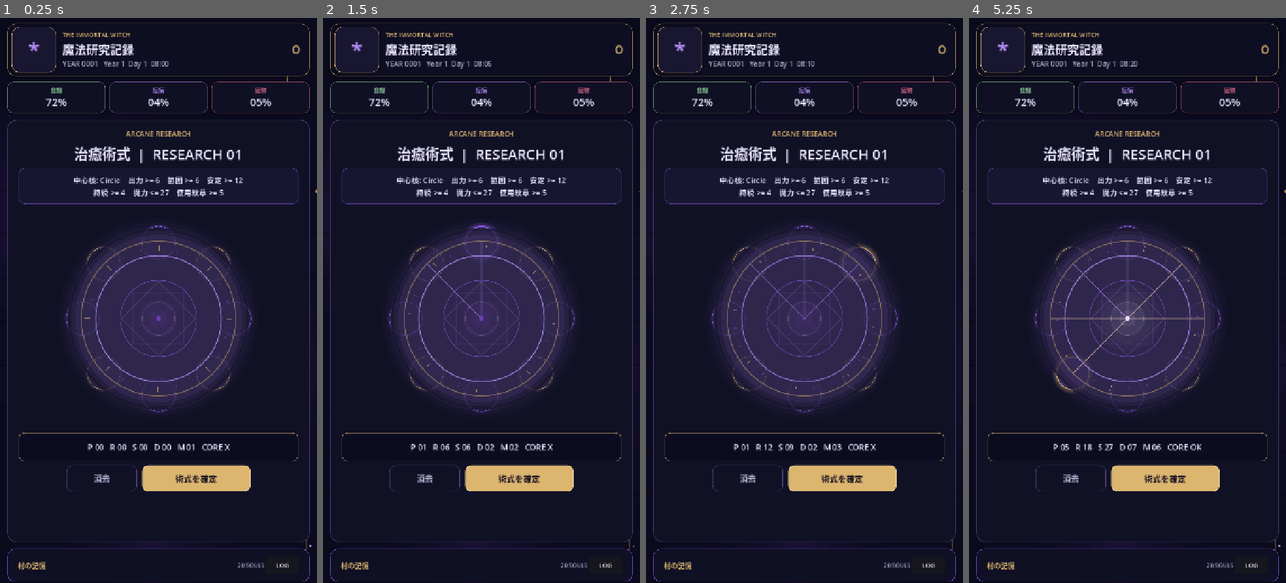
Above: before the commit, frames 1-4 (left to right).
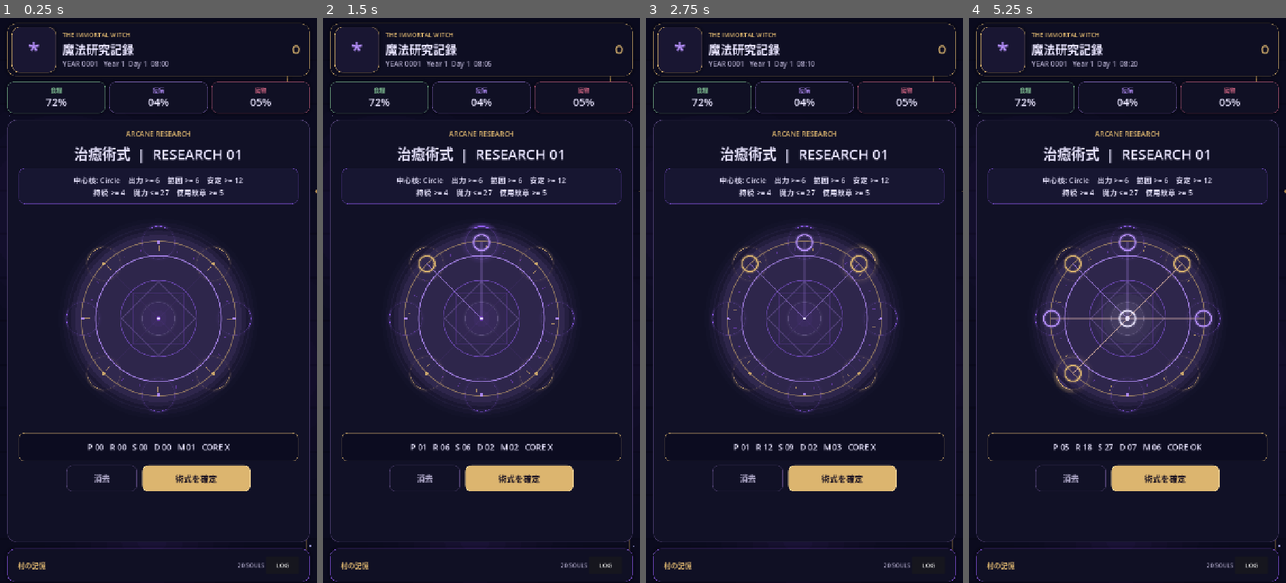
Above: after the commit, the same moments.

Repository: kei060538-commits/VillageGame
Game: Godot game, scene res://scenes/main.tscn
Two runs of this game, one before a commit and one after it. Both use one fixed random seed, a clock stepped at 60 frames per second and the inputs below.
Inputs (mouse positions are in pixels of both pictures, inside the frame that each line leads up to):
- Up to frame 1 (0.25 s): no input
- Up to frame 2 (1.5 s): click (427, 260) at 0.52 s; click (481, 244) at 1.27 s
- Up to frame 3 (2.75 s): click (858, 260) at 2.02 s
- Up to frame 4 (5.25 s): click (1051, 317) at 2.77 s; click (1127, 317) at 3.52 s; click (1203, 317) at 4.27 s; click (1073, 373) at 5.02 s

The runs differ from the first frame. In frame 1, less than 0.1% of the frame differs, in the area x 25-75%, y 39-67%; in frame 2, 0.2%; in frame 3, 0.3%; in frame 4, 0.7%, in the area x 23-77%, y 38-67%.

Commit message:
Draw magic glyphs as vectors instead of font symbols

Diff:
--- a/scripts/ui/magic_circle_visual.gd
+++ b/scripts/ui/magic_circle_visual.gd
@@ -25,8 +25,8 @@
     celebration = 1.0
 
 func get_slot_position(index: int) -> Vector2:
-    var c := size * 0.5
-    var ring := minf(size.x, size.y) * 0.345
+    var c: Vector2 = size * 0.5
+    var ring: float = minf(size.x, size.y) * 0.345
     var positions := [
         c + Vector2(-ring * 0.72, -ring * 0.72),
         c + Vector2(0, -ring),
@@ -49,33 +49,30 @@
     if size.x <= 0.0 or size.y <= 0.0:
         return
 
-    var c := size * 0.5
-    var radius := minf(size.x, size.y) * 0.34
-    var pulse := 0.5 + 0.5 * sin(time * 1.7)
-    var field_color := _field_color(current_field)
+    var c: Vector2 = size * 0.5
+    var radius: float = minf(size.x, size.y) * 0.34
+    var pulse: float = 0.5 + 0.5 * sin(time * 1.7)
+    var field_color: Color = _field_color(current_field)
 
-    # Deep glass plate and layered magical halo.
     draw_circle(c, radius * 1.21, Color(DARK, 0.72))
     for i in range(5, 0, -1):
-        var halo := field_color
+        var halo: Color = field_color
         halo.a = (0.015 + celebration * 0.045) * float(6 - i)
         draw_circle(c, radius * (1.06 + 0.055 * i), halo)
 
-    draw_arc(c, radius * 1.03, 0, TAU, 128, Color(GOLD, 0.48), 2.0, true)
-    draw_arc(c, radius * 0.84, 0, TAU, 128, Color(field_color, 0.68 + pulse * 0.16), 2.0, true)
-    draw_arc(c, radius * 0.51, 0, TAU, 96, Color(VIOLET, 0.48), 1.5, true)
+    draw_arc(c, radius * 1.03, 0, TAU, 128, Color(GOLD, 0.52), 2.2, true)
+    draw_arc(c, radius * 0.84, 0, TAU, 128, Color(field_color, 0.70 + pulse * 0.16), 2.4, true)
+    draw_arc(c, radius * 0.51, 0, TAU, 96, Color(VIOLET, 0.52), 1.7, true)
 
-    # Rotating rune ticks.
     for i in range(24):
-        var angle := TAU * float(i) / 24.0 + time * 0.045
-        var inner := c + Vector2(cos(angle), sin(angle)) * radius * 0.91
-        var outer_len := 0.985 if i % 3 == 0 else 0.955
-        var outer := c + Vector2(cos(angle), sin(angle)) * radius * outer_len
-        var tick_color := GOLD if i % 3 == 0 else VIOLET_SOFT
-        tick_color.a = 0.58
-        draw_line(inner, outer, tick_color, 1.25)
+        var angle: float = TAU * float(i) / 24.0 + time * 0.045
+        var inner: Vector2 = c + Vector2(cos(angle), sin(angle)) * radius * 0.91
+        var outer_len: float = 0.985 if i % 3 == 0 else 0.955
+        var outer: Vector2 = c + Vector2(cos(angle), sin(angle)) * radius * outer_len
+        var tick_color: Color = GOLD if i % 3 == 0 else VIOLET_SOFT
+        tick_color.a = 0.62
+        draw_line(inner, outer, tick_color, 1.4)
 
-    # Core geometry.
     var diamond := PackedVector2Array([
         c + Vector2(0, -radius * 0.49),
         c + Vector2(radius * 0.49, 0),
@@ -83,7 +80,7 @@
         c + Vector2(-radius * 0.49, 0),
         c + Vector2(0, -radius * 0.49),
     ])
-    draw_polyline(diamond, Color(field_color, 0.34), 1.35, true)
+    draw_polyline(diamond, Color(field_color, 0.38), 1.5, true)
 
     var square := PackedVector2Array([
         c + Vector2(-radius * 0.34, -radius * 0.34),
@@ -92,38 +89,94 @@
         c + Vector2(-radius * 0.34, radius * 0.34),
         c + Vector2(-radius * 0.34, -radius * 0.34),
     ])
-    draw_polyline(square, Color(VIOLET_SOFT, 0.28), 1.0, true)
+    draw_polyline(square, Color(VIOLET_SOFT, 0.32), 1.1, true)
 
-    # Mana connections appear as glyphs are placed.
     for i in range(9):
         if i == 4:
             continue
-        var slot := get_slot_position(i)
-        var active := i < glyph_states.size() and glyph_states[i] > 0
-        var line_color := field_color if active else VIOLET_SOFT
-        line_color.a = (0.48 + pulse * 0.2) if active else 0.10
-        draw_line(c, slot, line_color, 1.7 if active else 0.8, true)
+        var slot: Vector2 = get_slot_position(i)
+        var active: bool = i < glyph_states.size() and glyph_states[i] > 0
+        var line_color: Color = field_color if active else VIOLET_SOFT
+        line_color.a = (0.50 + pulse * 0.22) if active else 0.11
+        draw_line(c, slot, line_color, 1.9 if active else 0.9, true)
 
-    # Opposite matching glyphs create brighter stabilizing chords.
     var pairs := [[0, 8], [2, 6], [1, 7], [3, 5]]
     for pair in pairs:
-        var a := int(pair[0])
-        var b := int(pair[1])
+        var a: int = int(pair[0])
+        var b: int = int(pair[1])
         if a < glyph_states.size() and b < glyph_states.size() and glyph_states[a] > 0 and glyph_states[a] == glyph_states[b]:
-            draw_line(get_slot_position(a), get_slot_position(b), Color(GOLD, 0.42 + pulse * 0.18), 2.1, true)
+            draw_line(get_slot_position(a), get_slot_position(b), Color(GOLD, 0.44 + pulse * 0.20), 2.3, true)
 
-    # Center core glow.
-    var core_active := glyph_states.size() > 4 and glyph_states[4] > 0
-    var core_color := WHITE_GLOW if core_active else VIOLET_SOFT
+    var core_active: bool = glyph_states.size() > 4 and glyph_states[4] > 0
+    var core_color: Color = WHITE_GLOW if core_active else VIOLET_SOFT
     for i in range(4, 0, -1):
-        var cc := core_color
+        var cc: Color = core_color
         cc.a = (0.018 + celebration * 0.035) * float(5 - i)
         draw_circle(c, radius * 0.11 * float(i), cc)
     draw_circle(c, 3.5 + pulse * 1.2, Color(core_color, 0.92))
 
+    # Glyphs are vector-drawn instead of font characters so Web exports never depend on CJK/symbol fonts.
+    for i in range(9):
+        var state: int = glyph_states[i] if i < glyph_states.size() else 0
+        var glyph_color: Color = field_color
+        if i == 4:
+            glyph_color = WHITE_GLOW
+        elif i == 0 or i == 2 or i == 6 or i == 8:
+            glyph_color = GOLD
+        _draw_glyph(get_slot_position(i), state, glyph_color, radius * 0.105, pulse)
+
     if celebration > 0.0:
-        var burst := celebration
+        var burst: float = celebration
         draw_arc(c, radius * (1.0 + (1.0 - burst) * 0.33), 0, TAU, 128, Color(WHITE_GLOW, burst * 0.72), 4.0, true)
+
+func _draw_glyph(center: Vector2, state: int, color: Color, glyph_radius: float, pulse: float) -> void:
+    if state <= 0:
+        draw_circle(center, 3.0 + pulse, Color(color, 0.88))
+        return
+
+    var glow: Color = Color(color, 0.20)
+    match state:
+        1:
+            draw_arc(center, glyph_radius, 0, TAU, 48, glow, 8.0, true)
+            draw_arc(center, glyph_radius, 0, TAU, 48, color, 3.0, true)
+        2:
+            var tri := PackedVector2Array([
+                center + Vector2(0, -glyph_radius),
+                center + Vector2(glyph_radius * 0.90, glyph_radius * 0.72),
+                center + Vector2(-glyph_radius * 0.90, glyph_radius * 0.72),
+                center + Vector2(0, -glyph_radius),
+            ])
+            draw_polyline(tri, glow, 8.0, true)
+            draw_polyline(tri, color, 3.0, true)
+        3:
+            var sq := PackedVector2Array([
+                center + Vector2(-glyph_radius * 0.78, -glyph_radius * 0.78),
+                center + Vector2(glyph_radius * 0.78, -glyph_radius * 0.78),
+                center + Vector2(glyph_radius * 0.78, glyph_radius * 0.78),
+                center + Vector2(-glyph_radius * 0.78, glyph_radius * 0.78),
+                center + Vector2(-glyph_radius * 0.78, -glyph_radius * 0.78),
+            ])
+            draw_polyline(sq, glow, 8.0, true)
+            draw_polyline(sq, color, 3.0, true)
+        4:
+            var dia := PackedVector2Array([
+                center + Vector2(0, -glyph_radius),
+                center + Vector2(glyph_radius, 0),
+                center + Vector2(0, glyph_radius),
+                center + Vector2(-glyph_radius, 0),
+                center + Vector2(0, -glyph_radius),
+            ])
+            draw_polyline(dia, glow, 8.0, true)
+            draw_polyline(dia, color, 3.0, true)
+        5:
+            var star := PackedVector2Array()
+            for i in range(8):
+                var angle: float = -PI * 0.5 + TAU * float(i) / 8.0
+                var r: float = glyph_radius if i % 2 == 0 else glyph_radius * 0.30
+                star.append(center + Vector2(cos(angle), sin(angle)) * r)
+            star.append(star[0])
+            draw_polyline(star, glow, 8.0, true)
+            draw_polyline(star, color, 3.0, true)
 
 func _field_color(field_name: String) -> Color:
     match field_name:
